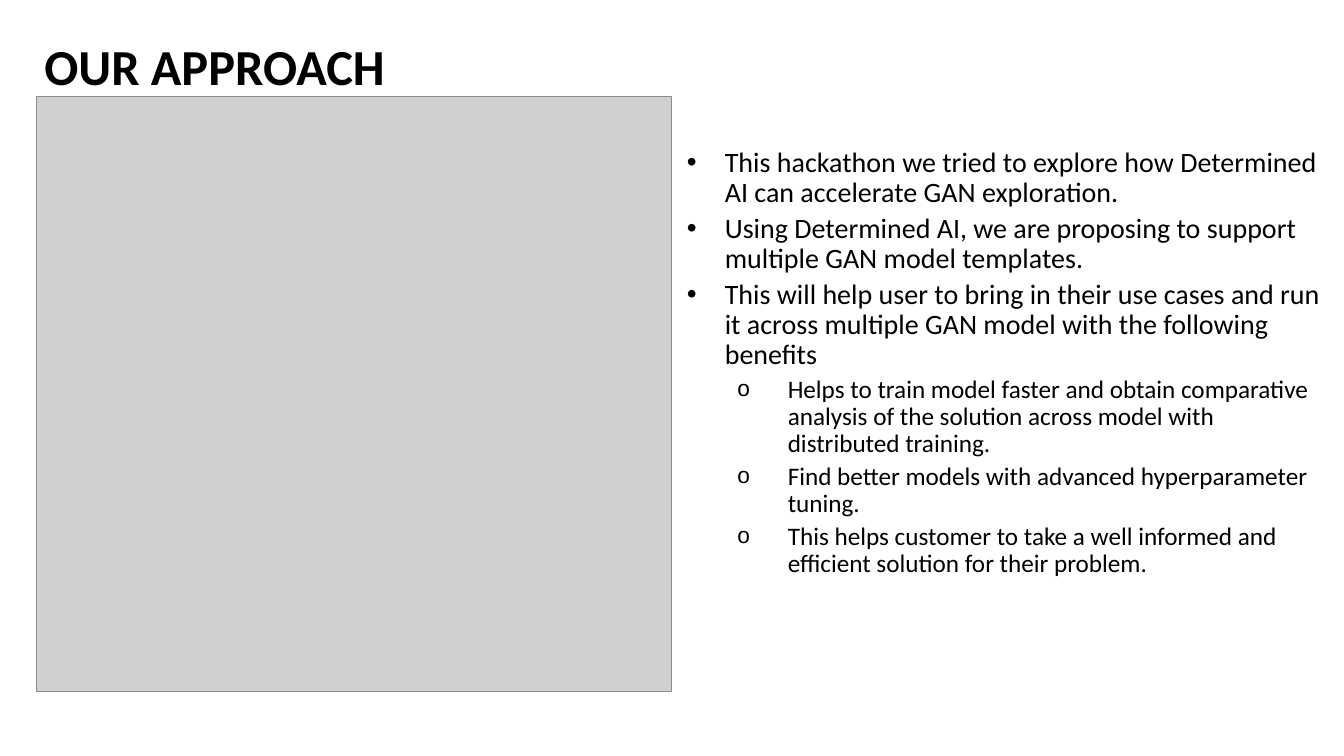
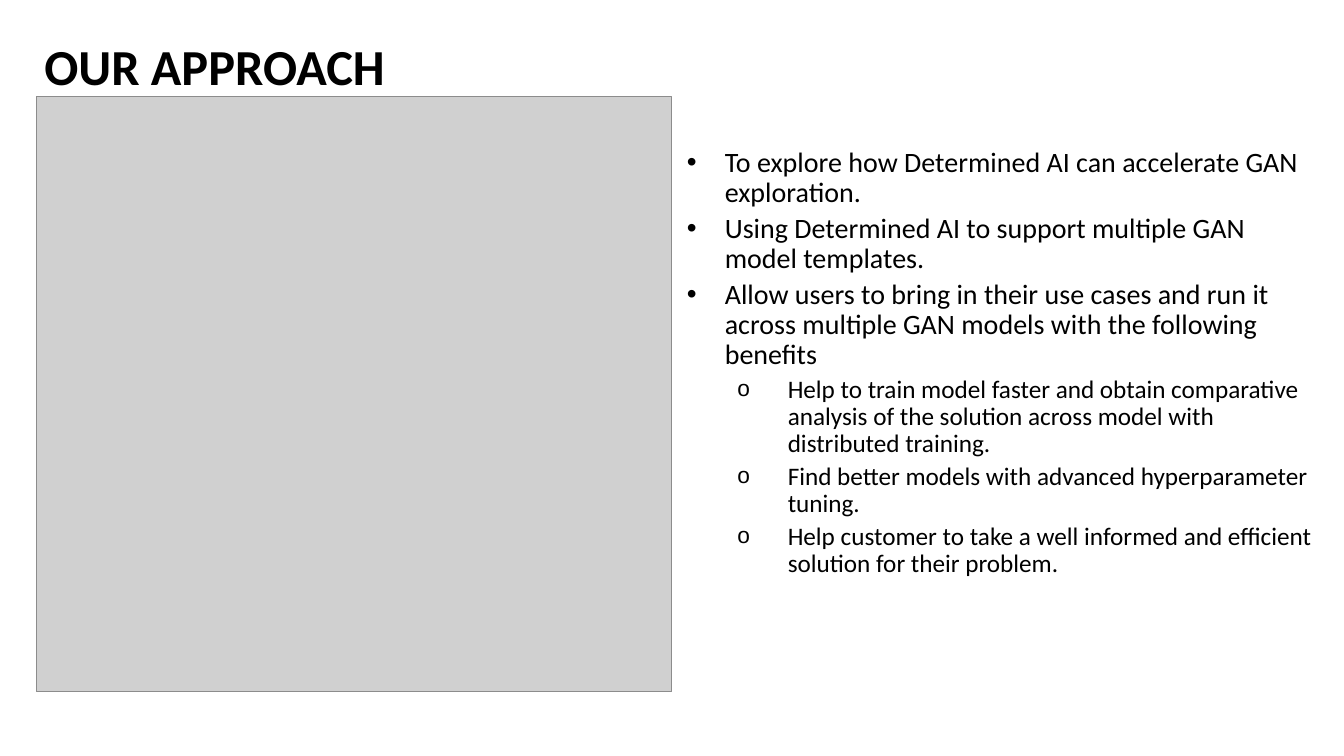
Before and after one commit to ARCHANAGSR/Determined-GAN, a slide deck: slide 4 of DETERMINED-GAN.pptm. Drawn at 1344x756 pixels with LibreOffice and Linux fonts; fonts in the diff are those of the drawing; grey boxes stand for pictures. Boxes give left, top, right and bottom in pixels: in the first picture for what was removed or moved away, otherwise in the second. Text is boxed around its words. In the diff, an @@ line names an element or a change of style, - is before the commit and + after.

```diff
--- a/DETERMINED-GAN.pptm
+++ b/DETERMINED-GAN.pptm
@@ subtitle at <box>725,152,1298,457</box>: text changed @@
-• This hackathon we tried to explore how Determined AI can accelerate GAN exploration.
-• Using Determined AI, we are proposing to support multiple GAN model templates.
-• This will help user to bring in their use cases and run it across multiple GAN model with the following benefits
-  o Helps to train model faster and obtain comparative analysis of the solution across model with distributed training.
+• To explore how Determined AI can accelerate GAN exploration.
+• Using Determined AI to support multiple GAN model templates.
+• Allow users to bring in their use cases and run it across multiple GAN models with the following benefits
+  o Help to train model faster and obtain comparative analysis of the solution across model with distributed training.
@@ subtitle at <box>788,527,1311,576</box>: text changed @@
-  o This helps customer to take a well informed and efficient solution for their problem.
+  o Help customer to take a well informed and efficient solution for their problem.
```
Also in this commit, not shown: 5 other slides changed, 4 other files.
